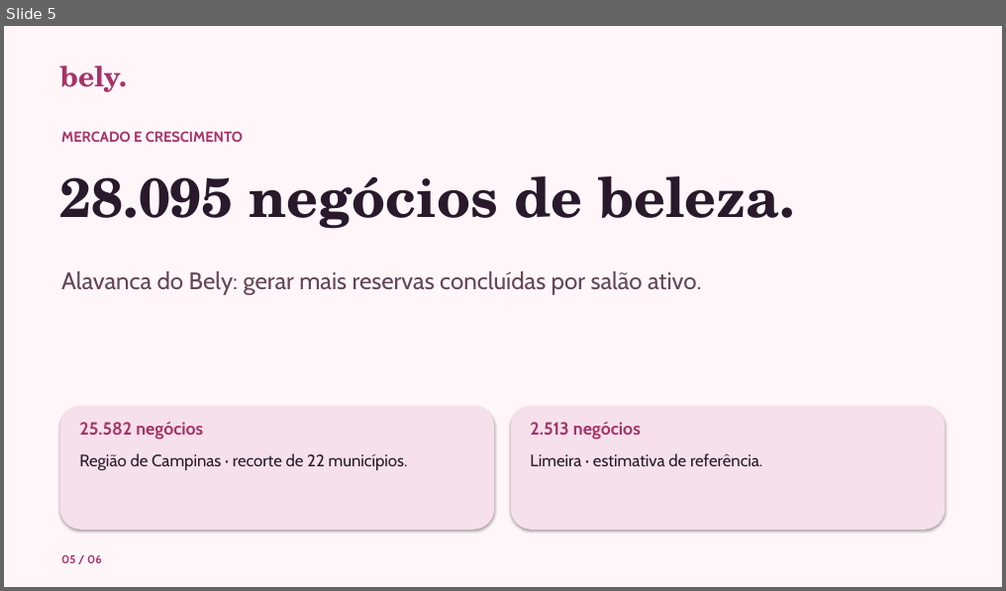
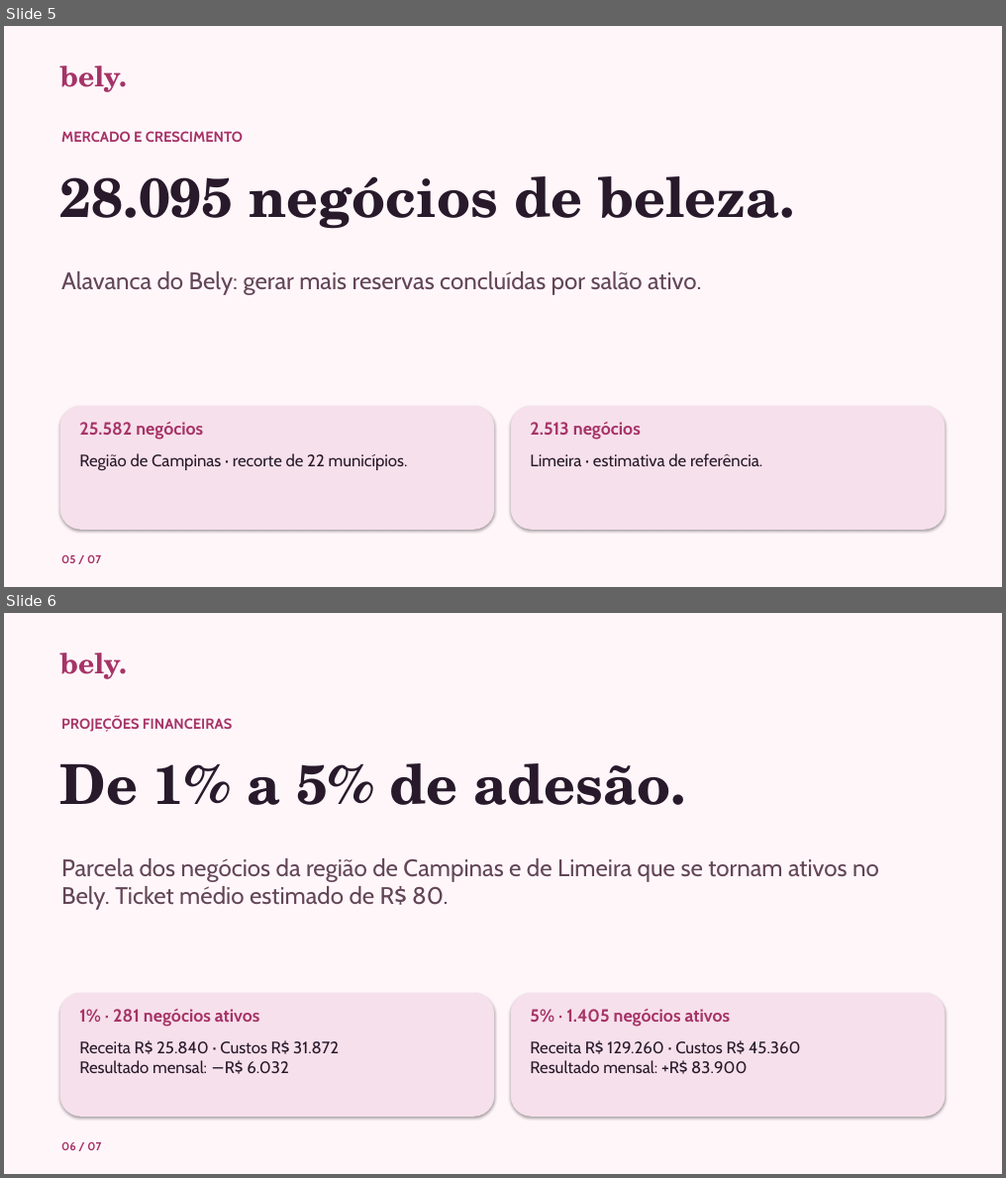
Before and after one commit to camilalordelo1/bely, a slide deck: bely-pitch.pptx. Shown one above the other, each under a label of ours: slide 5 before the commit, slides 5 and 6 after it. The pictures are 1006x591 and 1006x1178 pixels, drawn with LibreOffice and Linux fonts; fonts in the diff are those of the drawing. Boxes give left, top, right and bottom in pixels: in the first picture for what was removed or moved away, otherwise in the second. Text is boxed around its words. In the diff, an @@ line names an element or a change of style, - is before the commit and + after.

```diff
--- a/bely-pitch.pptx
+++ b/bely-pitch.pptx
@@ slide 6 added at (x1=4, y1=613, x2=1002, y2=1174), background #FFF6FA @@
@@ text added at (x1=60, y1=653, x2=127, y2=679), 27 pt, text #A63367, bold @@
+bely.
@@ text added at (x1=61, y1=716, x2=232, y2=732), 14 pt, text #A63367, bold @@
+PROJEÇÕES FINANCEIRAS
@@ text added at (x1=60, y1=763, x2=686, y2=805), 53 pt, text #281A2B, bold @@
+De 1% a 5% de adesão.
@@ text added at (x1=61, y1=859, x2=879, y2=910), 23 pt, text #624656 @@
+Parcela dos negócios da região de Campinas e de Limeira que se tornam ativos no Bely. Ticket médio estimado de R$ 80.
@@ rounded rectangle added at (x1=60, y1=993, x2=494, y2=1117), fill #F6E0EB @@
@@ rounded rectangle added at (x1=511, y1=993, x2=945, y2=1117), fill #F6E0EB @@
@@ text added at (x1=79, y1=1009, x2=260, y2=1027), 17 pt, text #A63367, bold @@
+1% · 281 negócios ativos
@@ text added at (x1=530, y1=1009, x2=731, y2=1027), 17 pt, text #A63367, bold @@
+5% · 1.405 negócios ativos
@@ text added at (x1=79, y1=1041, x2=339, y2=1074), 16 pt, text #281A2B @@
+Receita R$ 25.840 · Custos R$ 31.872
+Resultado mensal: −R$ 6.032
@@ text added at (x1=530, y1=1041, x2=800, y2=1074), 16 pt, text #281A2B @@
+Receita R$ 129.260 · Custos R$ 45.360
+Resultado mensal: +R$ 83.900
@@ text added at (x1=61, y1=1143, x2=101, y2=1151), 11 pt, text #A63367, bold @@
+06 / 07
@@ slide 5 changed as well @@
@@ text at (x1=61, y1=556, x2=101, y2=564): text changed @@
-05 / 06
+05 / 07
```
Also in this commit, not shown: 5 other slides changed, 2 other files.
